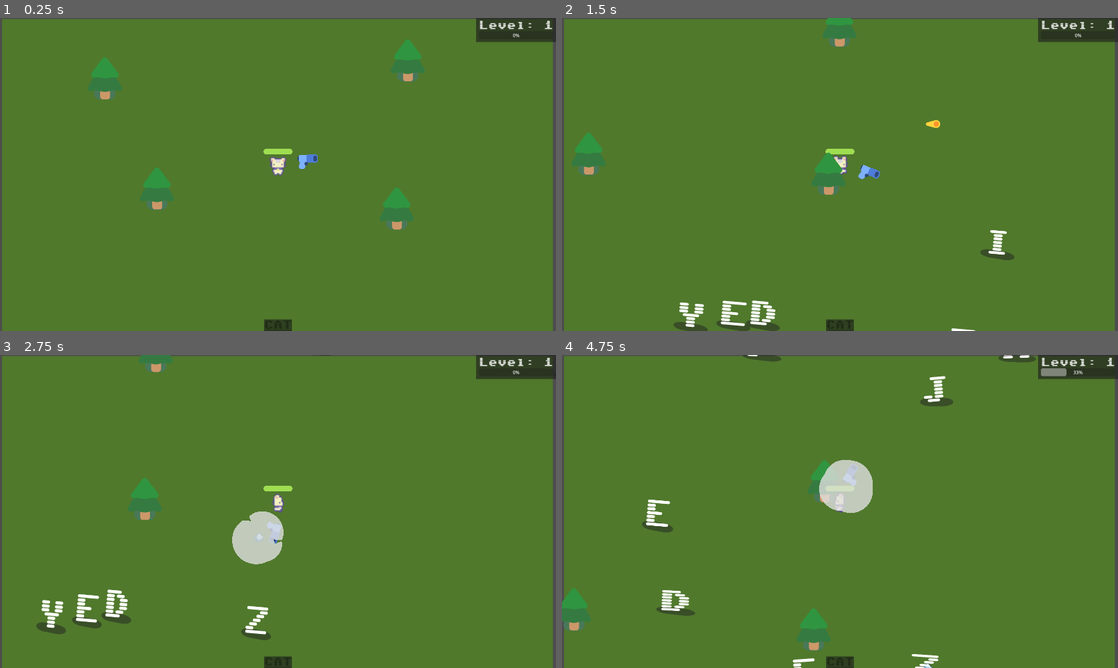
Above: before the commit, frames 1-4 (two rows, left to right).
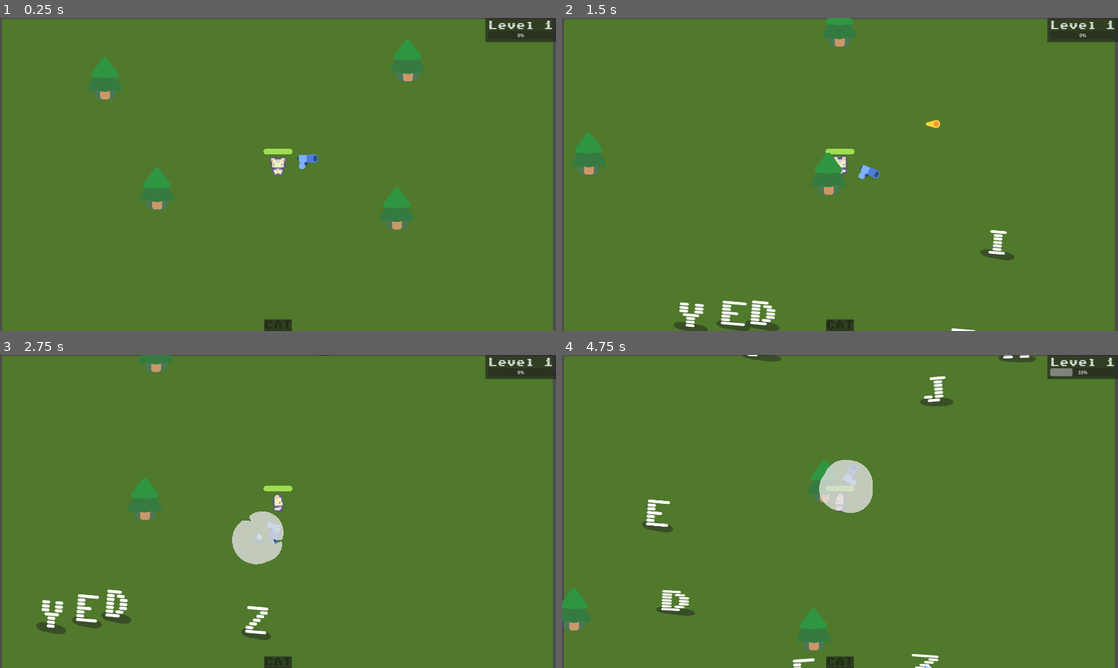
Above: after the commit, the same moments.

Repository: cu-jonas/cozy_cook
Game: Godot game, scene res://main.tscn
The game is run twice, just before and just after one commit, with the same random seed, the same clock (stepped at 60 frames per second) and the same inputs.
Inputs:
- Up to frame 1 (0.25 s): no input
- Up to frame 2 (1.5 s): tap Enter at 0.5 s; hold D (move_right) 0.53-1.28 s; hold S (move_down) from 1.28 s (still down)
- Up to frame 3 (2.75 s): release S (move_down) at 2.03 s; hold D (move_right) from 2.03 s (still down)
- Up to frame 4 (4.75 s): release D (move_right) at 2.78 s; hold W (move_up) 2.78-3.53 s; hold A (move_left) from 3.53 s (still down)

The runs differ from the first frame. In frame 1, 0.2% of the frame differs, in the area x 85-96%, y 0-8%; in frame 2, 0.2%; in frame 3, 0.2%; in frame 4, 0.3%.

Commit message:
added next level button to victory screen that resets the game

Diff:
--- a/characters/mob/mob.gd
+++ b/characters/mob/mob.gd
@@ -1,4 +1,5 @@
 extends CharacterBody2D
+class_name Mob
 
 @onready var player = get_node("/root/Main/Game/CatPlayer")
 
--- a/characters/player_cat/player_cat.gd
+++ b/characters/player_cat/player_cat.gd
@@ -64,3 +64,22 @@
 	var required_xp = xp_requirements[level - 1]
 	var progress = float(xp) / float(required_xp)
 	return clamp(progress, 0.0, 1.0)
+
+func reset_player():
+	# Reset stats
+	health = 100.0
+	xp = 0
+	level = 1
+
+	# Reset visuals
+	scale = Vector2.ONE
+	%AnimatedCat.play_animation(Vector2.ZERO) # idle animation
+	%AnimationPlayer.stop(true) # stop flashing animations
+	%HealthBar.value = health
+
+	# Reset weapon cooldown
+	if weapon_speed.size() > 0:
+		%Weapon.set_weapon_cooldown(weapon_speed[0])
+
+	# Reset XP bar (emit so UI updates if bound)
+	xp_earned.emit()
--- a/game.gd
+++ b/game.gd
@@ -7,10 +7,23 @@
 var goal_word_index = 0
 
 func _ready() -> void:
+	start_game()
+
+func start_game():
+
+	# remove existing mobs:
+	for child in get_children():
+		if child is Mob or child is XpPickup:
+			child.queue_free()
+
+	# populate initial mobs
 	for i in range(5):
 		spawn_mob()
 
-	# set the first word
+	%CatPlayer.reset_player()
+	_on_cat_player_level_up()
+	_on_cat_player_xp_earned()
+	goal_word_index = 0
 	%GoalWord.set_word(goal_words[0])
 
 func spawn_mob():
--- a/main.gd
+++ b/main.gd
@@ -1,4 +1,8 @@
 extends Node
+
+func _ready() -> void:
+	%GameWon.visible = false
+	%GameOver.visible = false
 
 func _on_game_game_over() -> void:
 	%Game.get_tree().paused = true
@@ -7,3 +11,10 @@
 func _on_game_game_won() -> void:
 	%Game.get_tree().paused = true
 	%GameWon.visible = true
+
+
+func _on_next_level_button_pressed() -> void:
+	print('next level started')
+	%Game.get_tree().paused = false
+	%Game.start_game()
+	%GameWon.visible = false
--- a/main.tscn
+++ b/main.tscn
@@ -1,7 +1,8 @@
-[gd_scene load_steps=3 format=3 uid="uid://4imwjmbgpuwh"]
+[gd_scene load_steps=4 format=3 uid="uid://4imwjmbgpuwh"]
 
 [ext_resource type="Script" uid="uid://bc15pl5k0b5t8" path="res://main.gd" id="1_0xm2m"]
 [ext_resource type="PackedScene" uid="uid://sixfqsom77do" path="res://game.tscn" id="2_h2yge"]
+[ext_resource type="FontFile" uid="uid://bmfccjxytgkd6" path="res://characters/glyphy/sixtyfour.ttf" id="3_h2yge"]
 
 [node name="Main" type="Node"]
 script = ExtResource("1_0xm2m")
@@ -49,7 +50,7 @@
 grow_vertical = 2
 color = Color(0, 0.318509, 0.190841, 0.764706)
 
-[node name="Label" type="Label" parent="GameWon/ColorRect"]
+[node name="PanelContainer" type="PanelContainer" parent="GameWon/ColorRect"]
 layout_mode = 1
 anchors_preset = 8
 anchor_left = 0.5
@@ -57,13 +58,28 @@
 anchor_right = 0.5
 anchor_bottom = 0.5
 offset_left = -20.0
-offset_top = -11.5
+offset_top = -20.0
 offset_right = 20.0
-offset_bottom = 11.5
+offset_bottom = 20.0
 grow_horizontal = 2
 grow_vertical = 2
+
+[node name="VBoxContainer" type="VBoxContainer" parent="GameWon/ColorRect/PanelContainer"]
+layout_mode = 2
+
+[node name="Label" type="Label" parent="GameWon/ColorRect/PanelContainer/VBoxContainer"]
+layout_mode = 2
 theme_override_font_sizes/font_size = 128
 text = "You Win! :-)"
 
+[node name="NextLevelButton" type="Button" parent="GameWon/ColorRect/PanelContainer/VBoxContainer"]
+process_mode = 3
+layout_mode = 2
+theme_override_fonts/font = ExtResource("3_h2yge")
+theme_override_font_sizes/font_size = 32
+action_mode = 0
+text = "Next Level"
+
 [connection signal="game_over" from="Game" to="." method="_on_game_game_over"]
 [connection signal="game_won" from="Game" to="." method="_on_game_game_won"]
+[connection signal="pressed" from="GameWon/ColorRect/PanelContainer/VBoxContainer/NextLevelButton" to="." method="_on_next_level_button_pressed"]
--- a/pickups/xp_pickup.gd
+++ b/pickups/xp_pickup.gd
@@ -1,4 +1,5 @@
 extends Area2D
+class_name XpPickup
 
 func _ready() -> void:
 	%AnimationPlayer.play("wobble")
